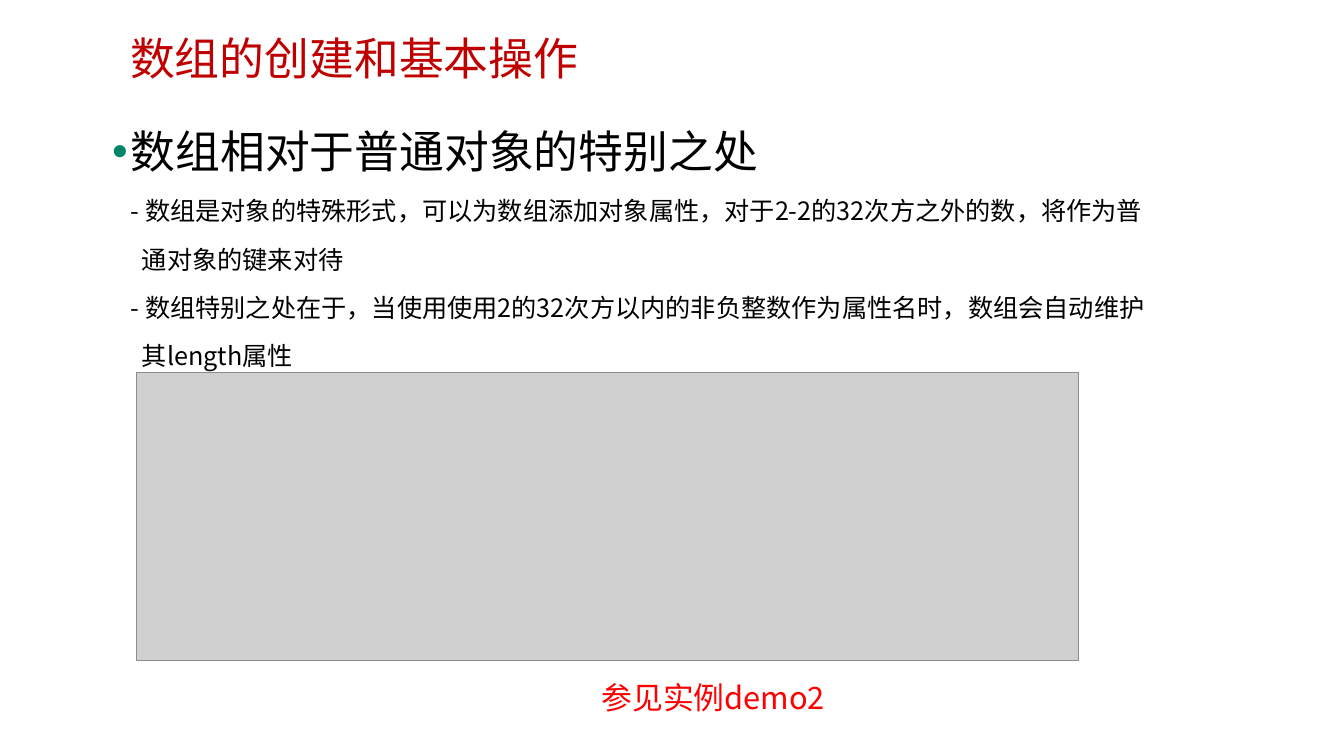
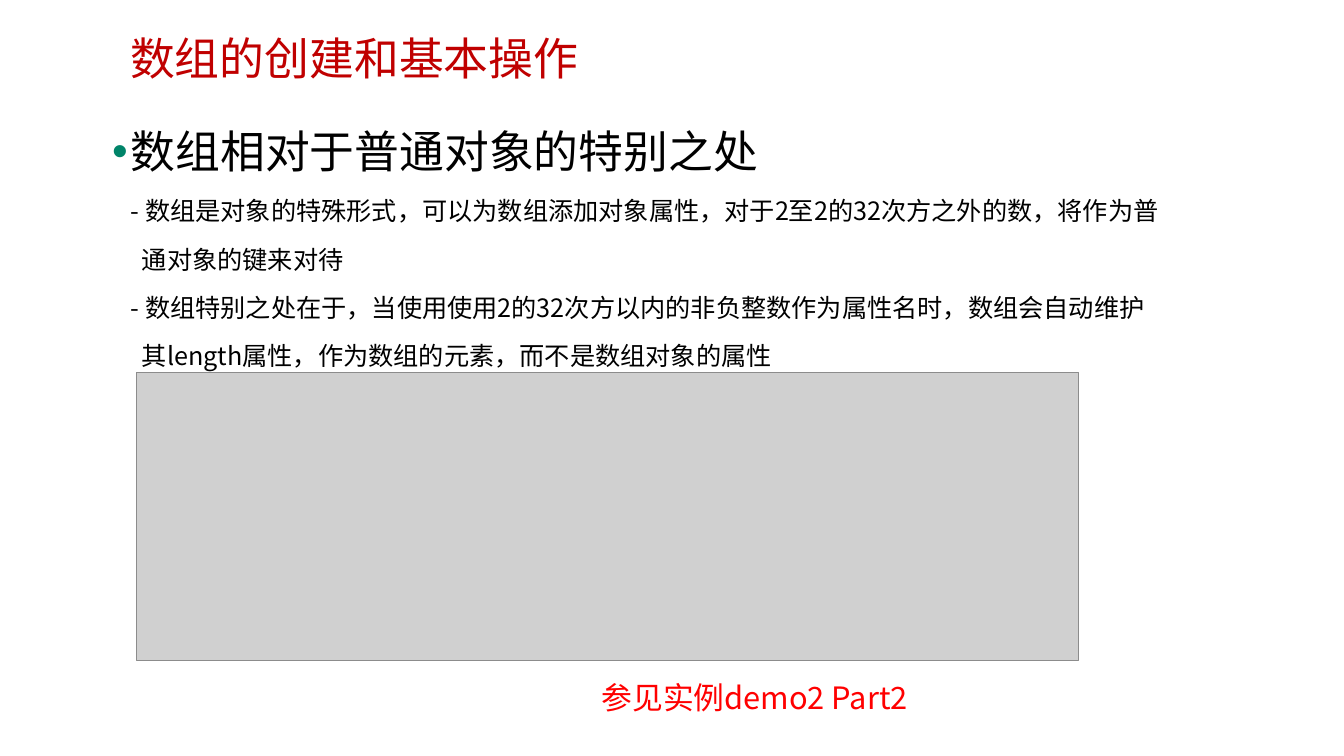
Before and after one commit to edu2act/course-javascript-advanced, a slide deck: slide 6 of 课程PPT/09.JavaScript标准内置对象-构造器（Array、Date、Error等）.pptx (slide 7 before the commit). Drawn at 1344x756 pixels with LibreOffice and Linux fonts; fonts in the diff are those of the drawing; grey boxes stand for pictures; background and template pictures are left out. Boxes give left, top, right and bottom in pixels: in the first picture for what was removed or moved away, otherwise in the second. Text is boxed around its words. In the diff, an @@ line names an element or a change of style, - is before the commit and + after.

```diff
--- a/课程PPT/09.JavaScript标准内置对象-构造器（Array、Date、Error等）.pptx
+++ b/课程PPT/09.JavaScript标准内置对象-构造器（Array、Date、Error等）.pptx
@@ text at <box>131,130,1159,372</box>: text changed @@
-• 数组相对于普通对象的特别之处
-  - 数组是对象的特殊形式，可以为数组添加对象属性，对于2-2的32次方之外的数，将作为普
-  通对象的键来对待
-  - 数组特别之处在于，当使用使用2的32次方以内的非负整数作为属性名时，数组会自动维护
-  其length属性
+• 数组相对于普通对象的特别之处
+  - 数组是对象的特殊形式，可以为数组添加对象属性，对于2至2的32次方之外的数，将作为普
+  通对象的键来对待
+  - 数组特别之处在于，当使用使用2的32次方以内的非负整数作为属性名时，数组会自动维护
+  其length属性，作为数组的元素，而不是数组对象的属性
@@ text at <box>602,683,908,712</box>: text changed @@
-参见实例demo2
+参见实例demo2 Part2
```
Also in this commit, not shown: 5 other slides changed, 1 slide added, 18 other files.
